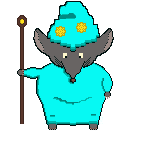
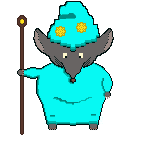
Revision of a layered w=150, h=150 image; what changed, layer by layer:
painted on "Personnage" over left=20, top=61, right=106, bottom=135
